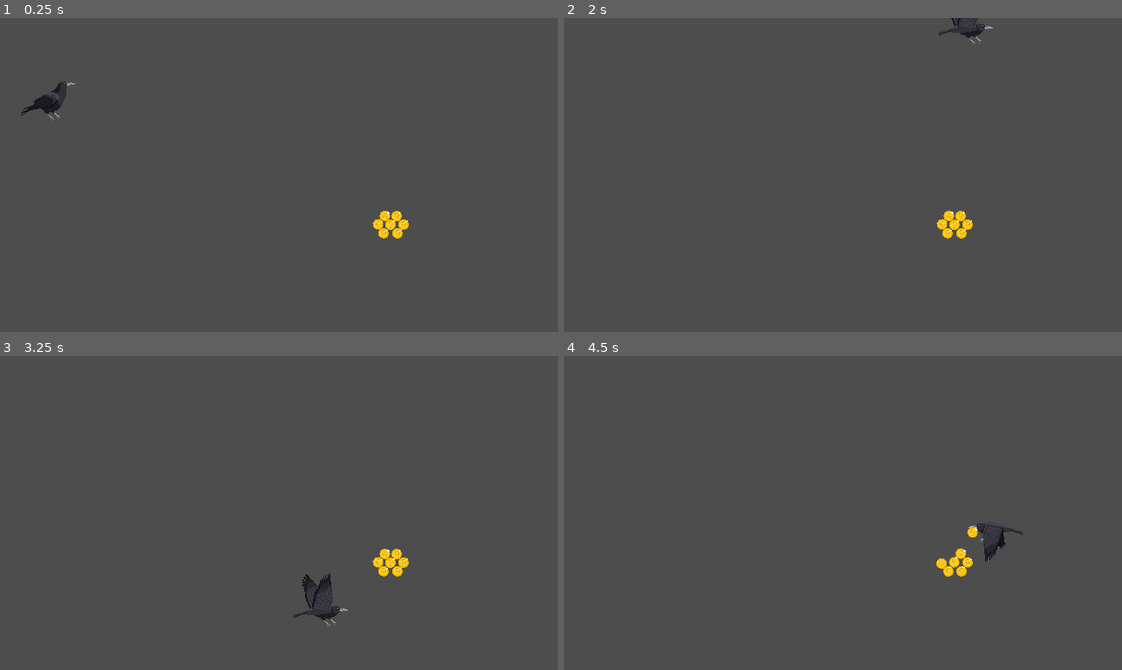
Above: before the commit, frames 1-4 (two rows, left to right).
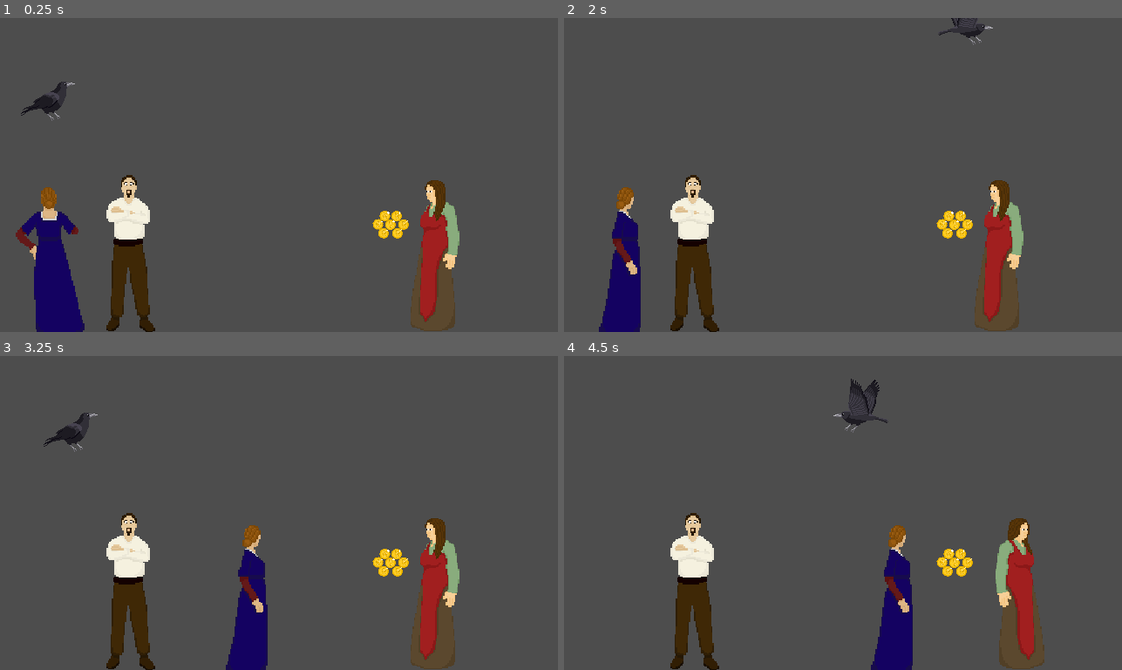
Above: after the commit, the same moments.

Repository: emilierummer/wizards-wingman
Game: Godot game, scene res://market/market.tscn
Two runs of this game, one before a commit and one after it. Both use one fixed random seed, a clock stepped at 60 frames per second and the inputs below. This scene is started directly instead of the project's main scene. The engine's default icon, where the game draws it, is replaced by a stand-in: a white triangle on a blue panel in a dark square.
Inputs:
- Up to frame 1 (0.25 s): no input
- Up to frame 2 (2 s): hold D (MoveRight) from 0.53 s (still down); tap Q (Beak) at 0.6 s; tap W (MoveUp) at 0.77, 1.07, 1.52, 1.82 s; tap E (Claws) at 1.35 s
- Up to frame 3 (3.25 s): release D (MoveRight) at 2.03 s; hold A (MoveLeft) 2.03-2.78 s; tap Q (Beak) at 2.1 s; hold D (MoveRight) from 2.78 s (still down); tap E (Claws) at 2.85 s; tap W (MoveUp) at 3.02 s
- Up to frame 4 (4.5 s): tap W (MoveUp) at 3.32, 3.77, 4.07 s; tap Q (Beak) at 3.6 s; release D (MoveRight) at 4.28 s; hold A (MoveLeft) from 4.28 s (still down); tap E (Claws) at 4.35 s

The runs differ from the first frame. In frame 1, 8.4% of the frame differs, in the area x 2-83%, y 50-100%; in frame 2, 7.7%; in frame 3, 8.6%; in frame 4, 8.9%, in the area x 19-87%, y 7-100%.

Commit message:
feat: market level NPCs and sightlines

Diff:
--- a/crow/crow.gd
+++ b/crow/crow.gd
@@ -18,6 +18,7 @@
 @onready var initial_held_item_position = HeldItemCollider.position
 
 ## Other Variables
+@export var disabled: bool = false
 var flipped: bool :
 	set(value):
 		flipped = value
@@ -62,6 +63,7 @@
 
 
 func _physics_process(delta):
+	if disabled: return
 	############### MOVEMENT ###############
 	var speed = GROUND_SPEED if is_on_floor() else FLIGHT_SPEED
 	var direction = 0
--- /dev/null
+++ b/market/market.gd
@@ -0,0 +1,78 @@
+extends Node2D
+
+@onready var RightShopkeeper = $RightShopkeeper
+@onready var Right_Timer = $RightShopkeeper/Timer
+@onready var Right_AnimationPlayer = $RightShopkeeper/AnimationPlayer
+var next_animation_right_shopkeeper = "walk_right"
+
+@onready var LeftShopkeeper = $LeftShopkeeper
+@onready var Left_Timer = $LeftShopkeeper/Timer
+@onready var Left_AnimationPlayer = $LeftShopkeeper/AnimationPlayer
+var next_animation_left_shopkeeper = "look_straight"
+
+@onready var Customer = $Customer
+@onready var Customer_Timer = $Customer/Timer
+@onready var Customer_AnimationPlayer = $Customer/AnimationPlayer
+var next_animation_customer = "walk_right"
+
+@onready var Crow = $Crow
+@onready var Crow_AnimationPlayer = $Crow/BodyAnimations
+
+func _ready():
+	Right_Timer.start(randf_range(1, 5))
+	Customer_Timer.start(randf_range(1, 5))
+	Left_Timer.start(randf_range(1, 5))
+
+
+
+func _on_right_shopkeeper_timer_timeout():
+	Right_AnimationPlayer.play(next_animation_right_shopkeeper)
+
+func _on_right_shopkeeper_animation_finished(anim_name):
+	next_animation_right_shopkeeper = "walk_right" if anim_name == "walk_left" else "walk_left"
+	Right_Timer.start(randf_range(1, 5))
+
+
+
+func _on_customer_timer_timeout():
+	Customer_AnimationPlayer.play(next_animation_customer)
+
+func _on_customer_animation_finished(anim_name):
+	if anim_name == "walk_left":
+		next_animation_customer = "walk_right"
+		Customer_Timer.start(randf_range(3, 7))
+	else:
+		next_animation_customer = "walk_left"
+		Customer_Timer.start(randf_range(1, 5))
+
+
+
+func _on_left_shopkeeper_timer_timeout():
+	Left_AnimationPlayer.play(next_animation_left_shopkeeper)
+
+func _on_left_shopkeeper_animation_finished(anim_name):
+	if anim_name == "look_straight":
+		if randi_range(0, 1):
+			next_animation_left_shopkeeper = "look_left"
+		else:
+			next_animation_left_shopkeeper = "look_back"
+		Left_Timer.start(randf_range(15, 30))
+	else:
+		next_animation_left_shopkeeper = "look_straight"
+		Left_Timer.start(randf_range(2, 7))
+
+
+
+func _on_sightline_body_entered(body):
+	if body is CharacterBody2D: _on_crow_spotted()
+
+
+func _on_crow_spotted():
+	Crow.disabled = true
+	var tween = create_tween()
+	tween.tween_property(Crow, "global_position", Vector2(54, 94), 0.5)
+	Crow_AnimationPlayer.stop()
+	Crow_AnimationPlayer.queue("RESET")
+	Crow_AnimationPlayer.queue("flap_wings")
+	await tween.finished
+	Crow.disabled = false
--- a/market/market.tscn
+++ b/market/market.tscn
@@ -1,7 +1,15 @@
-[gd_scene load_steps=8 format=3 uid="uid://7ocq84lohrbk"]
-
+[gd_scene load_steps=30 format=3 uid="uid://7ocq84lohrbk"]
+
+[ext_resource type="Script" path="res://market/market.gd" id="1_3lnnu"]
 [ext_resource type="PackedScene" uid="uid://bkx8cgllgvkhp" path="res://crow/crow.tscn" id="1_maouf"]
 [ext_resource type="PackedScene" uid="uid://b7b4ncaa8cqim" path="res://market/coin.tscn" id="2_v3hek"]
+[ext_resource type="Texture2D" uid="uid://c5vxp3axs4oiy" path="res://market/npc1_left.png" id="4_88y25"]
+[ext_resource type="Texture2D" uid="uid://hxnjtj6fuuad" path="res://market/npc1_right.png" id="5_6twrg"]
+[ext_resource type="Texture2D" uid="uid://ceo0htrjjm6uo" path="res://market/npc2_front.png" id="5_thq6g"]
+[ext_resource type="Texture2D" uid="uid://ct7np6l6wwcvu" path="res://market/npc3_back.png" id="6_ijmcp"]
+[ext_resource type="Texture2D" uid="uid://mx1dsj34nnmb" path="res://market/npc2_side.png" id="7_fvdnw"]
+[ext_resource type="Texture2D" uid="uid://os3kkmaahdm1" path="res://market/npc2_back.png" id="7_o6fcm"]
+[ext_resource type="Texture2D" uid="uid://cobc1hpa51qvs" path="res://market/npc3_side.png" id="8_184th"]
 
 [sub_resource type="WorldBoundaryShape2D" id="WorldBoundaryShape2D_rib45"]
 normal = Vector2(1, 0)
@@ -19,7 +27,466 @@
 [sub_resource type="RectangleShape2D" id="RectangleShape2D_epqkh"]
 size = Vector2(225, 103.5)
 
+[sub_resource type="Animation" id="Animation_eeofk"]
+length = 0.001
+tracks/0/type = "value"
+tracks/0/imported = false
+tracks/0/enabled = true
+tracks/0/path = NodePath(".:position")
+tracks/0/interp = 1
+tracks/0/loop_wrap = true
+tracks/0/keys = {
+"times": PackedFloat32Array(0),
+"transitions": PackedFloat32Array(1),
+"update": 0,
+"values": [Vector2(500, 271)]
+}
+tracks/1/type = "value"
+tracks/1/imported = false
+tracks/1/enabled = true
+tracks/1/path = NodePath("Sprite2D:texture")
+tracks/1/interp = 1
+tracks/1/loop_wrap = true
+tracks/1/keys = {
+"times": PackedFloat32Array(0),
+"transitions": PackedFloat32Array(1),
+"update": 1,
+"values": [ExtResource("4_88y25")]
+}
+tracks/2/type = "value"
+tracks/2/imported = false
+tracks/2/enabled = true
+tracks/2/path = NodePath("Sightline:scale")
+tracks/2/interp = 1
+tracks/2/loop_wrap = true
+tracks/2/keys = {
+"times": PackedFloat32Array(0),
+"transitions": PackedFloat32Array(1),
+"update": 0,
+"values": [Vector2(1, 1)]
+}
+
+[sub_resource type="Animation" id="Animation_fmo2t"]
+resource_name = "walk_left"
+length = 1.5
+tracks/0/type = "value"
+tracks/0/imported = false
+tracks/0/enabled = true
+tracks/0/path = NodePath(".:position")
+tracks/0/interp = 1
+tracks/0/loop_wrap = true
+tracks/0/keys = {
+"times": PackedFloat32Array(0, 1.5),
+"transitions": PackedFloat32Array(1, 1),
+"update": 0,
+"values": [Vector2(612, 271), Vector2(500, 271)]
+}
+tracks/1/type = "value"
+tracks/1/imported = false
+tracks/1/enabled = true
+tracks/1/path = NodePath("Sprite2D:texture")
+tracks/1/interp = 1
+tracks/1/loop_wrap = true
+tracks/1/keys = {
+"times": PackedFloat32Array(0),
+"transitions": PackedFloat32Array(1),
+"update": 1,
+"values": [ExtResource("4_88y25")]
+}
+tracks/2/type = "value"
+tracks/2/imported = false
+tracks/2/enabled = true
+tracks/2/path = NodePath("Sightline:scale")
+tracks/2/interp = 1
+tracks/2/loop_wrap = true
+tracks/2/keys = {
+"times": PackedFloat32Array(0),
+"transitions": PackedFloat32Array(1),
+"update": 0,
+"values": [Vector2(1, 1)]
+}
+
+[sub_resource type="Animation" id="Animation_dgp47"]
+resource_name = "walk_right"
+length = 1.5
+tracks/0/type = "value"
+tracks/0/imported = false
+tracks/0/enabled = true
+tracks/0/path = NodePath(".:position")
+tracks/0/interp = 1
+tracks/0/loop_wrap = true
+tracks/0/keys = {
+"times": PackedFloat32Array(0, 1.5),
+"transitions": PackedFloat32Array(1, 1),
+"update": 0,
+"values": [Vector2(500, 271), Vector2(612, 271)]
+}
+tracks/1/type = "value"
+tracks/1/imported = false
+tracks/1/enabled = true
+tracks/1/path = NodePath("Sprite2D:texture")
+tracks/1/interp = 1
+tracks/1/loop_wrap = true
+tracks/1/keys = {
+"times": PackedFloat32Array(0),
+"transitions": PackedFloat32Array(1),
+"update": 1,
+"values": [ExtResource("5_6twrg")]
+}
+tracks/2/type = "value"
+tracks/2/imported = false
+tracks/2/enabled = true
+tracks/2/path = NodePath("Sightline:scale")
+tracks/2/interp = 1
+tracks/2/loop_wrap = true
+tracks/2/keys = {
+"times": PackedFloat32Array(0),
+"transitions": PackedFloat32Array(1),
+"update": 0,
+"values": [Vector2(-1, 1)]
+}
+
+[sub_resource type="AnimationLibrary" id="AnimationLibrary_87nd1"]
+_data = {
+"RESET": SubResource("Animation_eeofk"),
+"walk_left": SubResource("Animation_fmo2t"),
+"walk_right": SubResource("Animation_dgp47")
+}
+
+[sub_resource type="RectangleShape2D" id="RectangleShape2D_rfpgb"]
+size = Vector2(148, 94)
+
+[sub_resource type="Animation" id="Animation_csdfu"]
+resource_name = "look_straight"
+length = 3.0
+tracks/0/type = "value"
+tracks/0/imported = false
+tracks/0/enabled = true
+tracks/0/path = NodePath("Sprite2D:texture")
+tracks/0/interp = 1
+tracks/0/loop_wrap = true
+tracks/0/keys = {
+"times": PackedFloat32Array(0),
+"transitions": PackedFloat32Array(1),
+"update": 1,
+"values": [ExtResource("5_thq6g")]
+}
+tracks/1/type = "value"
+tracks/1/imported = false
+tracks/1/enabled = true
+tracks/1/path = NodePath("Sightline/CollisionShape2D:shape")
+tracks/1/interp = 1
+tracks/1/loop_wrap = true
+tracks/1/keys = {
+"times": PackedFloat32Array(0),
+"transitions": PackedFloat32Array(1),
+"update": 1,
+"values": [SubResource("RectangleShape2D_rfpgb")]
+}
+tracks/2/type = "value"
+tracks/2/imported = false
+tracks/2/enabled = true
+tracks/2/path = NodePath("Sightline/CollisionShape2D:position")
+tracks/2/interp = 1
+tracks/2/loop_wrap = true
+tracks/2/keys = {
+"times": PackedFloat32Array(0),
+"transitions": PackedFloat32Array(1),
+"update": 0,
+"values": [Vector2(0, -57)]
+}
+
+[sub_resource type="Animation" id="Animation_b1t4e"]
+length = 0.001
+tracks/0/type = "value"
+tracks/0/imported = false
+tracks/0/enabled = true
+tracks/0/path = NodePath("Sprite2D:texture")
+tracks/0/interp = 1
+tracks/0/loop_wrap = true
+tracks/0/keys = {
+"times": PackedFloat32Array(0),
+"transitions": PackedFloat32Array(1),
+"update": 1,
+"values": [ExtResource("5_thq6g")]
+}
+tracks/1/type = "value"
+tracks/1/imported = false
+tracks/1/enabled = true
+tracks/1/path = NodePath("Sightline/CollisionShape2D:shape")
+tracks/1/interp = 1
+tracks/1/loop_wrap = true
+tracks/1/keys = {
+"times": PackedFloat32Array(0),
+"transitions": PackedFloat32Array(1),
+"update": 1,
+"values": [SubResource("RectangleShape2D_rfpgb")]
+}
+tracks/2/type = "value"
+tracks/2/imported = false
+tracks/2/enabled = true
+tracks/2/path = NodePath("Sightline/CollisionShape2D:position")
+tracks/2/interp = 1
+tracks/2/loop_wrap = true
+tracks/2/keys = {
+"times": PackedFloat32Array(0),
+"transitions": PackedFloat32Array(1),
+"update": 0,
+"values": [Vector2(-77, -58)]
+}
+
+[sub_resource type="Animation" id="Animation_bfjb4"]
+resource_name = "look_left"
+length = 3.0
+tracks/0/type = "value"
+tracks/0/imported = false
+tracks/0/enabled = true
+tracks/0/path = NodePath("Sprite2D:texture")
+tracks/0/interp = 1
+tracks/0/loop_wrap = true
+tracks/0/keys = {
+"times": PackedFloat32Array(0),
+"transitions": PackedFloat32Array(1),
+"update": 1,
+"values": [ExtResource("7_fvdnw")]
+}
+tracks/1/type = "value"
+tracks/1/imported = false
+tracks/1/enabled = true
+tracks/1/path = NodePath("Sightline/CollisionShape2D:shape")
+tracks/1/interp = 1
+tracks/1/loop_wrap = true
+tracks/1/keys = {
+"times": PackedFloat32Array(0),
+"transitions": PackedFloat32Array(1),
+"update": 1,
+"values": [SubResource("RectangleShape2D_rfpgb")]
+}
+tracks/2/type = "value"
+tracks/2/imported = false
+tracks/2/enabled = true
+tracks/2/path = NodePath("Sightline/CollisionShape2D:position")
+tracks/2/interp = 1
+tracks/2/loop_wrap = true
+tracks/2/keys = {
+"times": PackedFloat32Array(0),
+"transitions": PackedFloat32Array(1),
+"update": 0,
+"values": [Vector2(-77, -58)]
+}
+
+[sub_resource type="Animation" id="Animation_g44bx"]
+resource_name = "look_back"
+length = 3.0
+tracks/0/type = "value"
+tracks/0/imported = false
+tracks/0/enabled = true
+tracks/0/path = NodePath("Sprite2D:texture")
+tracks/0/interp = 1
+tracks/0/loop_wrap = true
+tracks/0/keys = {
+"times": PackedFloat32Array(0),
+"transitions": PackedFloat32Array(1),
+"update": 1,
+"values": [ExtResource("7_o6fcm")]
+}
+tracks/1/type = "value"
+tracks/1/imported = false
+tracks/1/enabled = true
+tracks/1/path = NodePath("Sightline/CollisionShape2D:shape")
+tracks/1/interp = 1
+tracks/1/loop_wrap = true
+tracks/1/keys = {
+"times": PackedFloat32Array(0),
+"transitions": PackedFloat32Array(1),
+"update": 1,
+"values": [SubResource("RectangleShape2D_rfpgb")]
+}
+tracks/2/type = "value"
+tracks/2/imported = false
+tracks/2/enabled = true
+tracks/2/path = NodePath("Sightline/CollisionShape2D:position")
+tracks/2/interp = 1
+tracks/2/loop_wrap = true
+tracks/2/keys = {
+"times": PackedFloat32Array(0),
+"transitions": PackedFloat32Array(1),
+"update": 0,
+"values": [Vector2(-77, -58)]
+}
+
+[sub_resource type="AnimationLibrary" id="AnimationLibrary_mgx01"]
+_data = {
+"RESET": SubResource("Animation_b1t4e"),
+"look_back": SubResource("Animation_g44bx"),
+"look_left": SubResource("Animation_bfjb4"),
+"look_straight": SubResource("Animation_csdfu")
+}
+
+[sub_resource type="Animation" id="Animation_01svd"]
+length = 0.001
+tracks/0/type = "value"
+tracks/0/imported = false
+tracks/0/enabled = true
+tracks/0/path = NodePath(".:position")
+tracks/0/interp = 1
+tracks/0/loop_wrap = true
+tracks/0/keys = {
+"times": PackedFloat32Array(0),
+"transitions": PackedFloat32Array(1),
+"update": 0,
+"values": [Vector2(60, 280)]
+}
+tracks/1/type = "value"
+tracks/1/imported = false
+tracks/1/enabled = true
+tracks/1/path = NodePath("Sprite2D:texture")
+tracks/1/interp = 1
+tracks/1/loop_wrap = true
+tracks/1/keys = {
+"times": PackedFloat32Array(0),
+"transitions": PackedFloat32Array(1),
+"update": 1,
+"values": [ExtResource("6_ijmcp")]
+}
+tracks/2/type = "value"
+tracks/2/imported = false
+tracks/2/enabled = true
+tracks/2/path = NodePath("Sprite2D:scale")
+tracks/2/interp = 1
+tracks/2/loop_wrap = true
+tracks/2/keys = {
+"times": PackedFloat32Array(0),
+"transitions": PackedFloat32Array(1),
+"update": 0,
+"values": [Vector2(-1.6, 1.6)]
+}
+tracks/3/type = "value"
+tracks/3/imported = false
+tracks/3/enabled = true
+tracks/3/path = NodePath("Sightline/CollisionPolygon2D:polygon")
+tracks/3/interp = 1
+tracks/3/loop_wrap = true
+tracks/3/keys = {
+"times": PackedFloat32Array(0),
+"transitions": PackedFloat32Array(1),
+"update": 0,
+"values": [PackedVector2Array()]
+}
+
+[sub_resource type="Animation" id="Animation_vaix1"]
+resource_name = "walk_left"
+length = 2.1
+tracks/0/type = "value"
+tracks/0/imported = false
+tracks/0/enabled = true
+tracks/0/path = NodePath(".:position")
+tracks/0/interp = 1
+tracks/0/loop_wrap = true
+tracks/0/keys = {
+"times": PackedFloat32Array(0, 2),
+"transitions": PackedFloat32Array(1, 1),
+"update": 0,
+"values": [Vector2(350, 280), Vector2(60, 280)]
+}
+tracks/1/type = "value"
+tracks/1/imported = false
+tracks/1/enabled = true
+tracks/1/path = NodePath("Sprite2D:texture")
+tracks/1/interp = 1
+tracks/1/loop_wrap = true
+tracks/1/keys = {
+"times": PackedFloat32Array(0, 2.1),
+"transitions": PackedFloat32Array(1, 1),
+"update": 1,
+"values": [ExtResource("8_184th"), ExtResource("6_ijmcp")]
+}
+tracks/2/type = "value"
+tracks/2/imported = false
+tracks/2/enabled = true
+tracks/2/path = NodePath("Sprite2D:scale")
+tracks/2/interp = 1
+tracks/2/loop_wrap = true
+tracks/2/keys = {
+"times": PackedFloat32Array(0),
+"transitions": PackedFloat32Array(1),
+"update": 0,
+"values": [Vector2(-1.6, 1.6)]
+}
+tracks/3/type = "value"
+tracks/3/imported = false
+tracks/3/enabled = true
+tracks/3/path = NodePath("Sightline/CollisionPolygon2D:polygon")
+tracks/3/interp = 1
+tracks/3/loop_wrap = true
+tracks/3/keys = {
+"times": PackedFloat32Array(0, 2.1),
+"transitions": PackedFloat32Array(1, 1),
+"update": 1,
+"values": [PackedVector2Array(18, -69, -398, -169, -393, 99, -73, 87), PackedVector2Array()]
+}
+
+[sub_resource type="Animation" id="Animation_l0b02"]
+resource_name = "walk_right"
+length = 2.0
+tracks/0/type = "value"
+tracks/0/imported = false
+tracks/0/enabled = true
+tracks/0/path = NodePath(".:position")
+tracks/0/interp = 1
+tracks/0/loop_wrap = true
+tracks/0/keys = {
+"times": PackedFloat32Array(0, 2),
+"transitions": PackedFloat32Array(1, 1),
+"update": 0,
+"values": [Vector2(60, 280), Vector2(410, 280)]
+}
+tracks/1/type = "value"
+tracks/1/imported = false
+tracks/1/enabled = true
+tracks/1/path = NodePath("Sprite2D:texture")
+tracks/1/interp = 1
+tracks/1/loop_wrap = true
+tracks/1/keys = {
+"times": PackedFloat32Array(0),
+"transitions": PackedFloat32Array(1),
+"update": 1,
+"values": [ExtResource("8_184th")]
+}
+tracks/2/type = "value"
+tracks/2/imported = false
+tracks/2/enabled = true
+tracks/2/path = NodePath("Sprite2D:scale")
+tracks/2/interp = 1
+tracks/2/loop_wrap = true
+tracks/2/keys = {
+"times": PackedFloat32Array(0),
+"transitions": PackedFloat32Array(1),
+"update": 0,
+"values": [Vector2(1.6, 1.6)]
+}
+tracks/3/type = "value"
+tracks/3/imported = false
+tracks/3/enabled = true
+tracks/3/path = NodePath("Sightline/CollisionPolygon2D:polygon")
+tracks/3/interp = 1
+tracks/3/loop_wrap = true
+tracks/3/keys = {
+"times": PackedFloat32Array(0),
+"transitions": PackedFloat32Array(1),
+"update": 0,
+"values": [PackedVector2Array(-16, -71, 487, -177, 486, 90, 66, 81)]
+}
+
+[sub_resource type="AnimationLibrary" id="AnimationLibrary_rhq3s"]
+_data = {
+"RESET": SubResource("Animation_01svd"),
+"walk_left": SubResource("Animation_vaix1"),
+"walk_right": SubResource("Animation_l0b02")
+}
+
 [node name="Market" type="Node2D"]
+script = ExtResource("1_3lnnu")
 
 [node name="Boundaries" type="Node2D" parent="."]
 
@@ -99,3 +566,71 @@
 
 [node name="Coin7" parent="." instance=ExtResource("2_v3hek")]
 position = Vector2(456, 221)
+
+[node name="RightShopkeeper" type="Node2D" parent="."]
+position = Vector2(500, 271)
+
+[node name="Sprite2D" type="Sprite2D" parent="RightShopkeeper"]
+scale = Vector2(1.4, 1.4)
+texture = ExtResource("4_88y25")
+
+[node name="Sightline" type="Area2D" parent="RightShopkeeper"]
+
+[node name="CollisionPolygon2D" type="CollisionPolygon2D" parent="RightShopkeeper/Sightline"]
+polygon = PackedVector2Array(-10, -72, -427, 218, -426, -104)
+
+[node name="Timer" type="Timer" parent="RightShopkeeper"]
+
+[node name="AnimationPlayer" type="AnimationPlayer" parent="RightShopkeeper"]
+libraries = {
+"": SubResource("AnimationLibrary_87nd1")
+}
+
+[node name="LeftShopkeeper" type="Node2D" parent="."]
+position = Vector2(151, 272)
+
+[node name="Sprite2D" type="Sprite2D" parent="LeftShopkeeper"]
+scale = Vector2(1.5, 1.5)
+texture = ExtResource("5_thq6g")
+
+[node name="Sightline" type="Area2D" parent="LeftShopkeeper"]
+
+[node name="CollisionShape2D" type="CollisionShape2D" parent="LeftShopkeeper/Sightline"]
+position = Vector2(-77, -58)
+shape = SubResource("RectangleShape2D_rfpgb")
+debug_color = Color(0.972549, 0, 0, 0.419608)
+
+[node name="Timer" type="Timer" parent="LeftShopkeeper"]
+
+[node name="AnimationPlayer" type="AnimationPlayer" parent="LeftShopkeeper"]
+libraries = {
+"": SubResource("AnimationLibrary_mgx01")
+}
+
+[node name="Customer" type="Node2D" parent="."]
+position = Vector2(60, 280)
+
+[node name="Sprite2D" type="Sprite2D" parent="Customer"]
+scale = Vector2(-1.6, 1.6)
+texture = ExtResource("6_ijmcp")
+
+[node name="Sightline" type="Area2D" parent="Customer"]
+
+[node name="CollisionPolygon2D" type="CollisionPolygon2D" parent="Customer/Sightline"]
+
+[node name="Timer" type="Timer" parent="Customer"]
+
+[node name="AnimationPlayer" type="AnimationPlayer" parent="Customer"]
+libraries = {
+"": SubResource("AnimationLibrary_rhq3s")
+}
+
+[connection signal="body_entered" from="RightShopkeeper/Sightline" to="." method="_on_sightline_body_entered"]
+[connection signal="timeout" from="RightShopkeeper/Timer" to="." method="_on_right_shopkeeper_timer_timeout"]
+[connection signal="animation_finished" from="RightShopkeeper/AnimationPlayer" to="." method="_on_right_shopkeeper_animation_finished"]
+[connection signal="body_entered" from="LeftShopkeeper/Sightline" to="." method="_on_sightline_body_entered"]
+[connection signal="timeout" from="LeftShopkeeper/Timer" to="." method="_on_left_shopkeeper_timer_timeout"]
+[connection signal="animation_finished" from="LeftShopkeeper/AnimationPlayer" to="." method="_on_left_shopkeeper_animation_finished"]
+[connection signal="body_entered" from="Customer/Sightline" to="." method="_on_sightline_body_entered"]
+[connection signal="timeout" from="Customer/Timer" to="." method="_on_customer_timer_timeout"]
+[connection signal="animation_finished" from="Customer/AnimationPlayer" to="." method="_on_customer_animation_finished"]
Binary file added: market/npc1_left.png
Not shown, added: market/npc1_left.png.import
Binary file added: market/npc1_right.png
Not shown, added: market/npc1_right.png.import
Binary file added: market/npc2_back.png
Not shown, added: market/npc2_back.png.import
Binary file added: market/npc2_front.png
Not shown, added: market/npc2_front.png.import
Binary file added: market/npc2_side.png
Not shown, added: market/npc2_side.png.import
Binary file added: market/npc3_back.png
Not shown, added: market/npc3_back.png.import
(and 2 more such lines)
